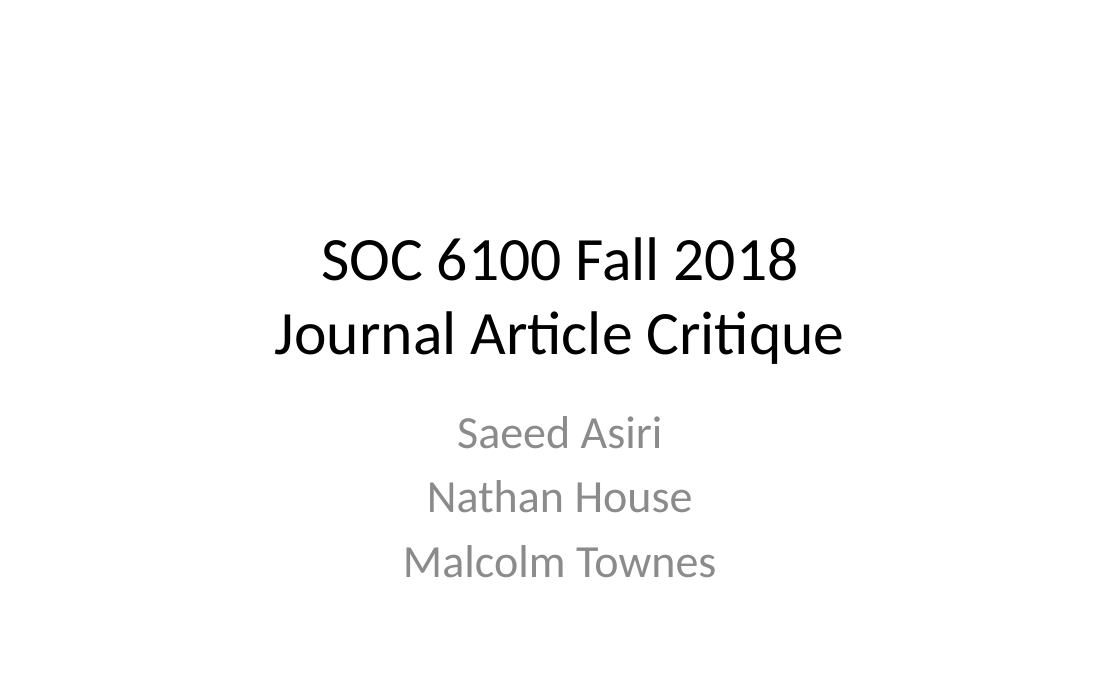
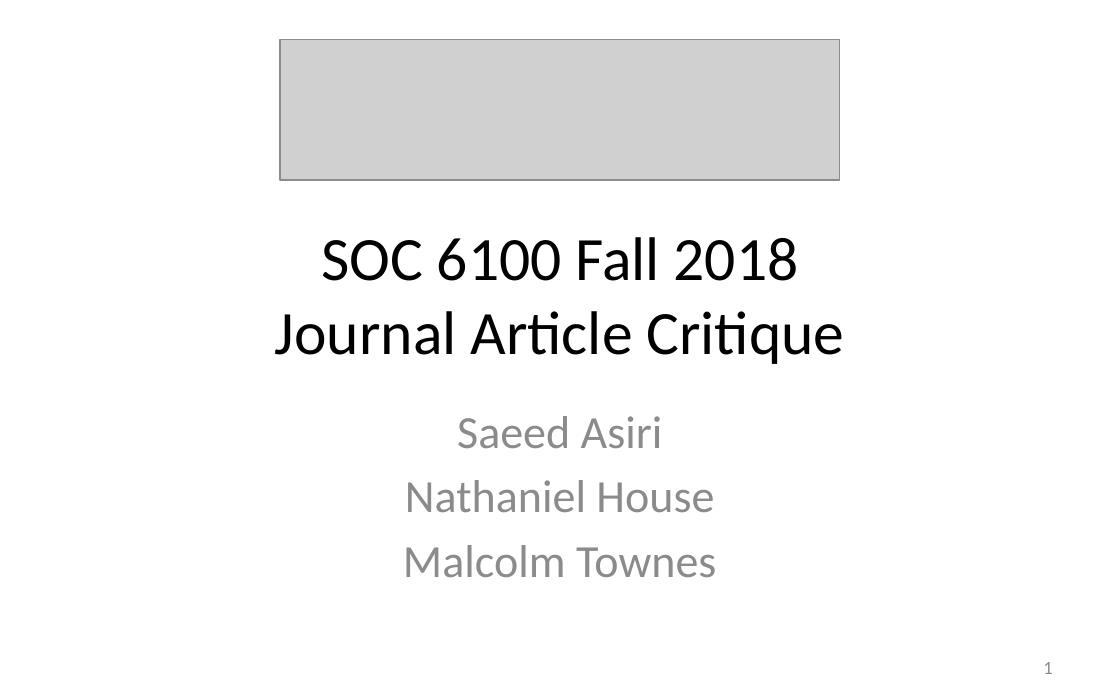
Before and after one commit to SLU-Courses-Townes/SOC6100, a slide deck: slide 1 of Presentations/Presentation01/AsiriHouseTownes_SOC6100_JournalArticleCritique.pptx. Drawn at 1120x700 pixels with LibreOffice and Linux fonts; fonts in the diff are those of the drawing; grey boxes stand for pictures. Boxes give left, top, right and bottom in pixels: in the first picture for what was removed or moved away, otherwise in the second. Text is boxed around its words. In the diff, an @@ line names an element or a change of style, - is before the commit and + after.

```diff
--- a/Presentations/Presentation01/AsiriHouseTownes_SOC6100_JournalArticleCritique.pptx
+++ b/Presentations/Presentation01/AsiriHouseTownes_SOC6100_JournalArticleCritique.pptx
@@ picture added at <box>280,40,840,180</box> @@
@@ subtitle at <box>405,480,714,512</box>: text changed @@
-Nathan House
+Nathaniel House
@@ page number added at <box>1043,662,1052,674</box>, 12 pt, text #8C8C8C @@
+1
```
Also in this commit, not shown: 3 other slides changed, 8 slides added.
